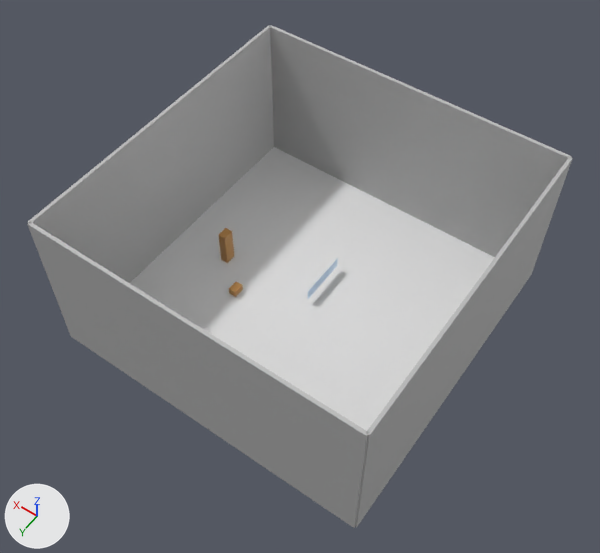
Two versions of the Blender file utils_scripts/blender_scripts/models/empty_room.blend, one commit apart.
Both versions are drawn from a camera (50 mm lens) standing at (-4.26, 6.16, 10.25) and looking at (-0.07, 0.29, 1.03). Lighting does not change. The marker at lower left points along +X, +Y and +Z.

The first picture shows 'Floor', 'Glass', 'Wall_1', 'Wall_2', 'Wall_3', 'Wall_4'.
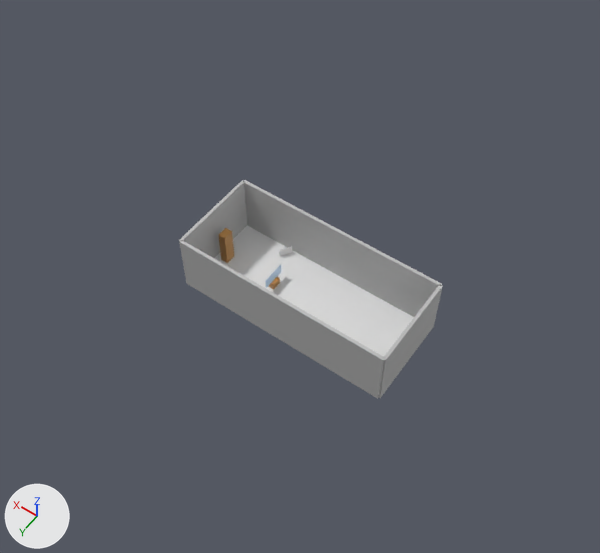
Where the newer file only moved an object's origin or applied its transform, the numbers keep the older frame.

What changed in the scene script:
```text
Change me_plane:
    where me_plane.from_pydata(...)  # 4 vertices, 1 face; spans x -2.5..2.5, y -2.5..2.5, z 0.0
    me_plane part 1
    me_plane.vertices[0].co: (-2.5, -2.5, 0.0) -> (-1.75, -0.75, 0.0)  # pixel (530, 273) -> not seen
    me_plane.vertices[1].co: (2.5, -2.5, 0.0) -> (1.75, -0.75, 0.0)
    me_plane.vertices[2].co: (-2.5, 2.5, 0.0) -> (-1.75, 0.75, 0.0)  # pixel (355, 526) -> pixel (378, 397)
    me_plane.vertices[3].co: (2.5, 2.5, 0.0) -> (1.75, 0.75, 0.0)  # not seen -> pixel (187, 282)
Change me_plane_001:
    where me_plane_001.from_pydata(...)  # 8 vertices, 6 faces; spans x -2.5..2.5, y -2.53..-2.47, z 0.0..2.5
    verts and faces of me_plane_001; kept vertices keep their numbers, new ones are numbered from 8
    me_plane_001 part 2
    add delete_vertices([*range(0, 8)])  # with the faces that use them
    add verts[8] = (-1.75, -0.77, 0.0)  # pixel (433, 324)
    add verts[9] = (-1.75, -0.73, 0.0)
    add verts[10] = (-1.75, -0.77, 1.0)  # pixel (442, 283)
    add verts[11] = (-1.75, -0.73, 1.0)  # pixel (440, 286)
    add for new, old in zip([*range(12, 16)], [*range(8, 12)]): verts[new] = verts[old] + (3.5, 0.0, 0.0)
    add faces += [(8, 9, 13, 12), (10, 14, 15, 11), (12, 13, 15, 14), (8, 10, 11, 9), (9, 11, 15, 13), (8, 12, 14, 10)]
Change me_plane_002:
    where me_plane_002.from_pydata(...)  # 8 vertices, 6 faces; spans x -2.5..2.5, y 2.47..2.53, z 0.0..2.5
    verts and faces of me_plane_002; kept vertices keep their numbers, new ones are numbered from 8
    me_plane_002 part 3
    add delete_vertices([*range(0, 8)])  # with the faces that use them
    add verts[8] = (-1.75, 0.73, 0.0)  # pixel (379, 396)
    add verts[9] = (-1.75, 0.77, 0.0)  # pixel (377, 398)
    add verts[10] = (-1.75, 0.73, 1.0)  # pixel (385, 357)
    add verts[11] = (-1.75, 0.77, 1.0)  # pixel (383, 360)
    add for new, old in zip([*range(12, 16)], [*range(8, 12)]): verts[new] = verts[old] + (3.5, 0.0, 0.0)
    add faces += [(8, 9, 13, 12), (10, 14, 15, 11), (8, 12, 14, 10), (12, 13, 15, 14), (8, 10, 11, 9), (9, 11, 15, 13)]
Change me_plane_003:
    where me_plane_003.from_pydata(...)  # 8 vertices, 6 faces; spans x -2.53..-2.47, y -2.5..2.5, z 0.0..2.5
    verts and faces of me_plane_003; kept vertices keep their numbers, new ones are numbered from 8
    me_plane_003 part 4
    add delete_vertices([*range(0, 8)])  # with the faces that use them
    me_plane_003 part 5
    add verts[8] = (-1.77, -0.75, 0.0)  # pixel (433, 326)
    add verts[9] = (-1.77, 0.75, 0.0)  # pixel (380, 398)
    add verts[10] = (-1.77, -0.75, 1.0)  # pixel (442, 285)
    add verts[11] = (-1.77, 0.75, 1.0)  # pixel (385, 359)
    add for new, old in zip([*range(12, 16)], [*range(8, 12)]): verts[new] = verts[old] + (0.04, 0.0, 0.0)
    add faces += [(8, 9, 13, 12), (10, 14, 15, 11), (8, 12, 14, 10), (12, 13, 15, 14), (8, 10, 11, 9), (9, 11, 15, 13)]
Change me_plane_004:
    where me_plane_004.from_pydata(...)  # 8 vertices, 6 faces; spans x 2.47..2.53, y -2.5..2.5, z 0.0..2.5
    verts and faces of me_plane_004; kept vertices keep their numbers, new ones are numbered from 8
    me_plane_004 part 6
    add delete_vertices([*range(0, 8)])  # with the faces that use them
    me_plane_004 part 7
    add verts[8] = (1.73, -0.75, 0.0)  # pixel (248, 224)
    add verts[9] = (1.73, 0.75, 0.0)  # pixel (188, 283)
    add verts[10] = (1.73, -0.75, 1.0)  # pixel (244, 181)
    add verts[11] = (1.73, 0.75, 1.0)  # pixel (181, 241)
    add for new, old in zip([*range(12, 16)], [*range(8, 12)]): verts[new] = verts[old] + (0.04, 0.0, 0.0)
    add faces += [(8, 9, 13, 12), (10, 14, 15, 11), (8, 12, 14, 10), (12, 13, 15, 14), (8, 10, 11, 9), (9, 11, 15, 13)]
Change me_plane_005:
    where me_plane_005.from_pydata(...)  # 8 vertices, 6 faces; spans x 0.0, y 0.103..0.298, z 0.0..0.8
    used by ob_glass; location = (0.0, 0.0, 0.0); rotation_euler = (1.571, 0.0, 0.0), in degrees (90, 0, 0)
    verts and faces of me_plane_005; kept vertices keep their numbers, new ones are numbered from 8
    me_plane_005 part 8
    add delete_vertices([*range(0, 8)])  # with the faces that use them
    me_plane_005 part 9
    add verts[8] = (0.64, 0.103, 0.2)  # pixel (281, 271)
    add verts[9] = (0.64, 0.298, 0.2)  # pixel (281, 264)
    add verts[10] = (0.64, 0.102, -0.2)  # pixel (265, 288)
    add verts[11] = (0.64, 0.298, -0.2)  # pixel (265, 280)
    add verts[12] = (0.64, 0.103, 0.2)  # pixel (281, 271)
    add verts[13] = (0.64, 0.298, 0.2)  # pixel (281, 264)
    add verts[14] = (0.64, 0.102, -0.2)  # pixel (265, 288)
    add verts[15] = (0.64, 0.298, -0.2)  # pixel (265, 280)
    add faces += [(8, 9, 11, 10), (10, 11, 15, 14), (12, 14, 15, 13), (8, 12, 13, 9), (8, 10, 14, 12), (9, 13, 15, 11)]
Add me_cube_009:
    me_cube_009.from_pydata([(0.582, -0.082, -0.003), (0.584, -0.081, 0.054), (0.582, -0.082, 0.112), (0.582, 0.082, -0.003), (0.584, 0.081, 0.054), (0.582, 0.082, 0.112), (0.698, -0.082, -0.003), (0.696, -0.081, 0.054), (0.698, -0.082, 0.112), (0.698, 0.082, -0.003), (0.696, 0.081, 0.054), (0.698, 0.082, 0.112), (0.696, 0.081, 0.112), (0.584, 0.081, 0.112), (0.584, -0.081, 0.112), (0.696, -0.081, 0.112)], [], [(0, 2, 5, 3), (3, 5, 11, 9), (9, 11, 8, 6), (6, 8, 2, 0), (3, 9, 6, 0), (14, 1, 4, 13), (13, 4, 10, 12), (10, 7, 15, 12), (7, 1, 14, 15), (4, 1, 7, 10)])
    me_cube_009.materials.append(mat_boxmaterial_006)  # orange #c48e4b
Add me_cube_002_1:
    me_cube_002_1.from_pydata([(0.905, -0.499, -0.01), (0.905, -0.499, 0.15), (0.788, -0.691, -0.01), (0.788, -0.691, 0.15), (0.904, -0.499, -0.01), (0.904, -0.499, 0.15), (0.787, -0.691, -0.01), (0.787, -0.691, 0.15)], [], [(0, 1, 3, 2), (2, 3, 7, 6), (6, 7, 5, 4), (4, 5, 1, 0), (2, 6, 4, 0), (7, 3, 1, 5)])
    me_cube_002_1.materials.append(mat_metalmaterial)  # white #ffffff
Add ob_outer_box:
    ob_outer_box = bpy.data.objects.new('Outer_Box', me_cube_009)
    ob_outer_box.location = (0.0, 0.0, 0.0)
Add ob_metal:
    ob_metal = bpy.data.objects.new('Metal', me_cube_002_1)
    ob_metal.location = (0.0, 0.0, 0.0)
```

Pixel boxes [x1, y1, x2, y2] of what changed, in the pictures (600 x 553 px):
'Floor', reshaped (45% narrower, 53% shorter)
    before: [130, 147, 495, 431]
    after: [214, 225, 414, 357]
'Wall_1', reshaped (34% narrower, 41% shorter)
    before: [269, 25, 572, 257]
    after: [243, 180, 442, 317]
'Wall_2', reshaped (40% narrower, 48% shorter)
    before: [27, 223, 368, 528]
    after: [179, 241, 384, 399]
'Wall_4', reshaped
    before: [28, 25, 274, 283]
    after: [179, 180, 247, 258]
'Wall_3', reshaped (70% narrower, 69% shorter)
    before: [355, 157, 573, 527]
    after: [379, 284, 443, 398]
'Metal', added
    after: [279, 246, 292, 256]
'Outer_Box', added
    after: [268, 277, 280, 289]
part 4 of me_plane_003, deleted
    before: [355, 157, 573, 527]
part 5 of me_plane_003, added
    after: [379, 284, 443, 398]
part 6 of me_plane_004, deleted
    before: [28, 25, 274, 283]
part 7 of me_plane_004, added
    after: [179, 180, 247, 258]
part 8 of me_plane_005, deleted
    before: [308, 258, 338, 299]
part 9 of me_plane_005, added
    after: [265, 265, 281, 288]
